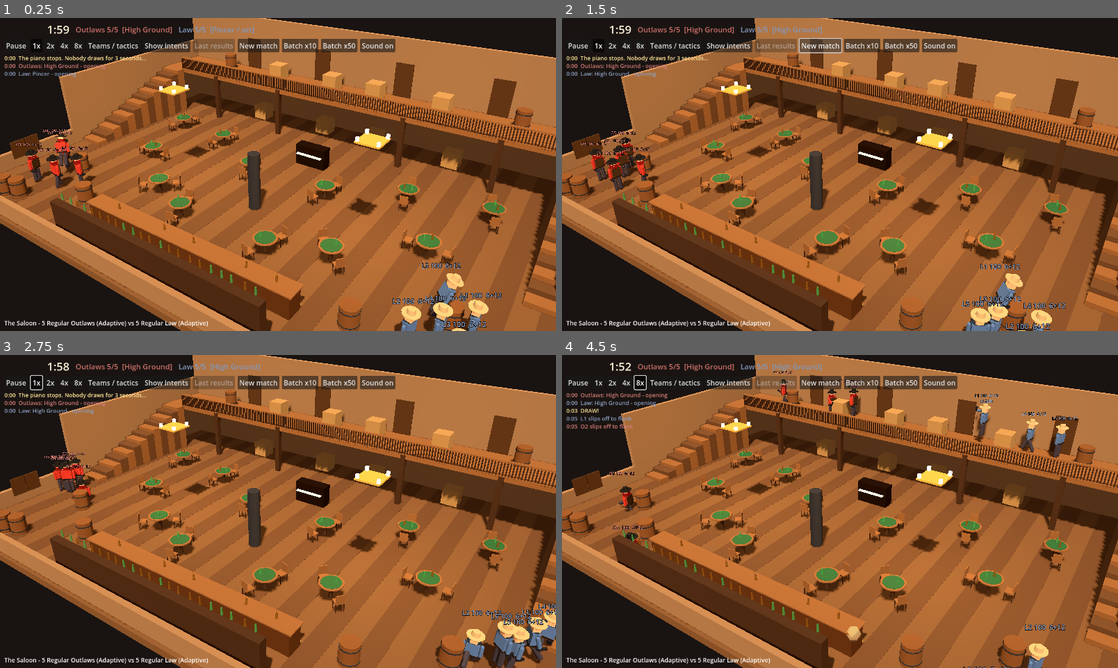
Above: before the commit, frames 1-4 (two rows, left to right).
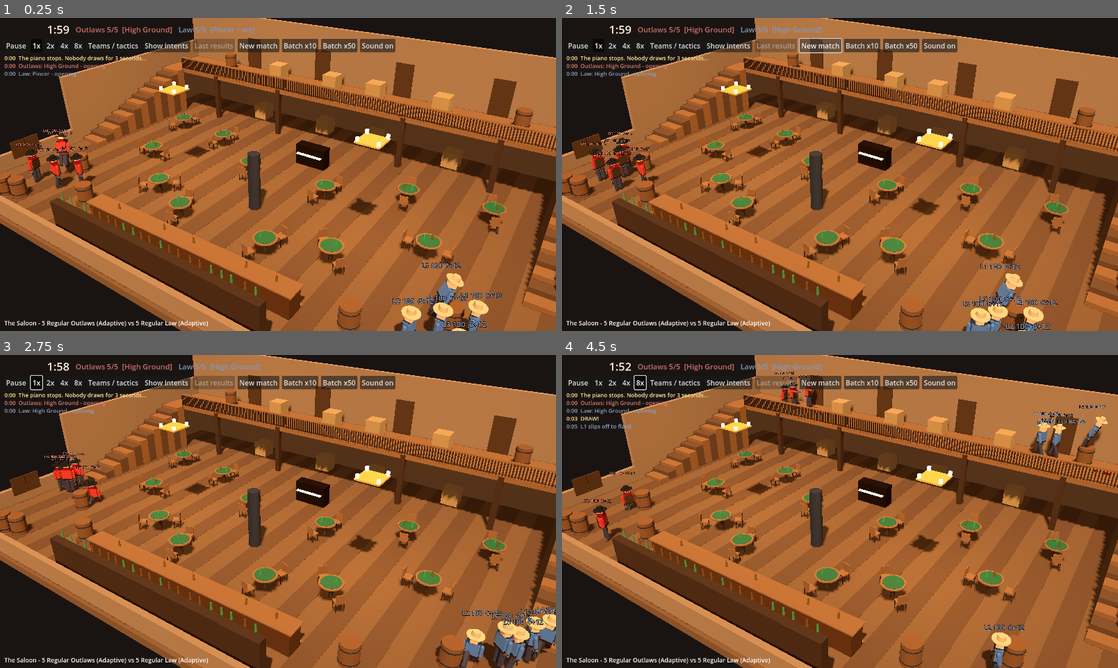
Above: after the commit, the same moments.

Repository: nathandunn/brawl-bots
Game: Godot game, scene res://scenes/Main.tscn
Two runs of this game, one before a commit and one after it. Both use one fixed random seed, a clock stepped at 60 frames per second and the inputs below.
Inputs:
- Up to frame 1 (0.25 s): no input
- Up to frame 2 (1.5 s): click "New match" at 0.5 s; click "New match" at 1.25 s
- Up to frame 3 (2.75 s): click "1x" at 2 s
- Up to frame 4 (4.5 s): click "2x" at 2.75 s; click "4x" at 3.5 s; click "8x" at 4.25 s

The runs differ from the first frame. In frame 1, less than 0.1% of the frame differs, in the area x 5-85%, y 42-100%; in frame 2, 0.6%; in frame 3, 0.9%; in frame 4, 3.9%, in the area x 0-99%, y 5-100%.

Commit message:
Six-shooters, close men fight, more throws, victory shots and bottles
- 3 m no-shoot only counts a man you could reach (clear line at knee
  height): across the bar it's still a gunfight. In the band a man walks
  straight at the other, or backs off only if there's room to.
- Anyone near a table or the bar may grab a bottle/chair (brawlers more);
  inside 3 m everyone does. Chair throws counted in stats.
- Colt Single Action model: barrel, ejector rod, fluted cylinder, hammer,
  trigger guard, walnut grip; muzzle flash at the barrel; ?lineup=2 shows
  it side on.
- Victory: shots into the air and bottles flung up that smash where they
  land, over and over, with the jig between.

Co-Authored-By: Claude Opus 5.5 <noreply@anthropic.com>
Claude-Session: https://claude.ai/code/session_01RTbU7mxf7zmZr6Ak5xPidZ

Diff:
--- a/scripts/gunman.gd
+++ b/scripts/gunman.gd
@@ -335,7 +335,7 @@
 	fmat.shading_mode = BaseMaterial3D.SHADING_MODE_UNSHADED
 	fmat.albedo_color = Color(1.0, 0.85, 0.4)
 	flash_mi.material_override = fmat
-	flash_mi.position = Vector3(0, -0.66, -0.32)
+	flash_mi.position = Vector3(0, -0.94, -0.05)
 	flash_mi.visible = false
 	arm_r.add_child(flash_mi)
 	label = Label3D.new()
@@ -359,7 +359,7 @@
 	weapon_root.position = Vector3(0, -0.6, 0)
 	arm_r.add_child(weapon_root)
 	if gun == "colt":
-		gun_mi = _mesh_box(Vector3(0.06, 0.12, 0.3), Vector3(0, -0.02, -0.1), _m(Color(0.15, 0.15, 0.17), 0.35), weapon_root)
+		_build_revolver()
 		return
 	match melee:
 		"katana":
@@ -375,6 +375,55 @@
 			gun_mi = _mesh_box(Vector3(0.05, 0.05, 1.9), Vector3(0, 0, -0.3), wood, weapon_root)
 		_:
 			gun_mi = _mesh_box(Vector3(0.01, 0.01, 0.01), Vector3.ZERO, dark, weapon_root)
+
+
+## A Colt single-action six-shooter, in the hand: barrel on along the arm, the fluted cylinder,
+## the hammer, the trigger guard and a walnut grip dropping below the hand. Everything hangs off
+## gun_mi so it hides and changes hands as one.
+func _build_revolver() -> void:
+	var blued := _m(Color(0.16, 0.16, 0.19), 0.3)
+	var steel := _m(Color(0.42, 0.43, 0.47), 0.25)
+	var walnut := _m(Color(0.36, 0.2, 0.1), 0.7)
+	# frame: the hand's at the origin; "forward" when aimed is -Y here, "down" is +Z
+	gun_mi = _mesh_box(Vector3(0.034, 0.1, 0.05), Vector3(0, -0.66, -0.02), blued, arm_r)
+	gun_mi.scale = Vector3.ONE * 1.5   # a touch larger than life, so it reads at fighting distance
+	# barrel
+	var bm := CylinderMesh.new()
+	bm.top_radius = 0.013
+	bm.bottom_radius = 0.013
+	bm.height = 0.13
+	bm.radial_segments = 10
+	var barrel := MeshInstance3D.new()
+	barrel.mesh = bm
+	barrel.material_override = blued
+	barrel.position = Vector3(0, -0.105, -0.022)
+	gun_mi.add_child(barrel)
+	# ejector rod housing under the barrel
+	var rod := _mesh_box(Vector3(0.012, 0.085, 0.012), Vector3(0, -0.085, 0.0), blued, gun_mi)
+	rod.name = "rod"
+	# the cylinder, six chambers round it
+	var cm := CylinderMesh.new()
+	cm.top_radius = 0.036
+	cm.bottom_radius = 0.036
+	cm.height = 0.055
+	cm.radial_segments = 12
+	var cyl := MeshInstance3D.new()
+	cyl.mesh = cm
+	cyl.material_override = steel
+	cyl.position = Vector3(0, -0.01, -0.012)
+	gun_mi.add_child(cyl)
+	for k in 6:
+		var a := TAU * k / 6.0
+		var ch := _mesh_box(Vector3(0.008, 0.058, 0.008), Vector3(cos(a) * 0.024, -0.01, -0.012 + sin(a) * 0.024), blued, gun_mi)
+		ch.name = "flute%d" % k
+	# hammer spur, trigger and guard
+	_mesh_box(Vector3(0.012, 0.03, 0.025), Vector3(0, 0.045, -0.04), blued, gun_mi)
+	_mesh_box(Vector3(0.006, 0.012, 0.03), Vector3(0, 0.0, 0.035), steel, gun_mi)
+	var guard := _mesh_box(Vector3(0.008, 0.05, 0.008), Vector3(0, -0.005, 0.055), steel, gun_mi)
+	guard.name = "guard"
+	# walnut grip, raked back below the hand
+	var grip := _mesh_box(Vector3(0.03, 0.045, 0.12), Vector3(0, 0.05, 0.065), walnut, gun_mi)
+	grip.rotation.x = 0.35
 
 
 static var _star_mat: StandardMaterial3D
@@ -782,7 +831,7 @@
 		"holding": return has_bottle
 		"near_chair": return saloon.chair_within(global_position, 7.0) != null
 		"clinch": return _nearest_enemy_alive(CLINCH) != null
-		"close": return _nearest_enemy_alive(NO_SHOOT) != null
+		"close": return _close_enemy() != null
 		"wrestling": return wrestle_t >= 0.0
 		"near_bottle": return saloon.bottle_within(global_position, 7.0) != null
 		"edge": return global_position.y > 1.2 and not saloon.fall_edge(global_position, 1.2).is_empty()
@@ -1020,7 +1069,7 @@
 			_stop()
 		return
 	# --- inside 3 m and out of reach: no shooting here, so close in or make room
-	var cl := _nearest_enemy_alive(NO_SHOOT)
+	var cl := _close_enemy()
 	if cl == null:
 		_band_t = 0.0
 	if cl != null and not cl.falling and wrestle_t < 0.0 and legs_hit() < 2 and not (has_bottle and stance_lock > 0.0):
@@ -1031,14 +1080,23 @@
 		if has_bottle:
 			_enter("hold", "throwing", 0.6)
 			_stop()
-		elif keen > 0.5 and can_punch() or legs_hit() > 0:
-			_enter("brawl", "closing in", 0.6)
-			_charge(cl)
 		else:
-			_enter("fall back", "making room to shoot", 0.9)
-			move_mode = "run"
-			var away := global_position + flat(global_position - cl.global_position).normalized() * 3.0
-			_go_to(saloon.nearest_node(away), 40.0)
+			var away := global_position + flat(global_position - cl.global_position).normalized() * 3.2
+			var back_id := saloon.nearest_node(away)
+			# nowhere to back off to (a wall, the bar, a corner): then it's a fight
+			var can_back := back_id >= 0 and flat_dist(saloon.node_pos(back_id)) > 1.5 and saloon.node_pos(back_id).distance_to(cl.global_position) > NO_SHOOT
+			if (keen > 0.5 and can_punch()) or legs_hit() > 0 or not can_back:
+				_enter("brawl", "closing in", 0.6)
+				move_mode = "sprint"
+				# the line is clear: straight at him
+				path = PackedVector3Array([cl.global_position])
+				path_ids = PackedInt64Array()
+				path_i = 0
+				goal_id = -1
+			else:
+				_enter("fall back", "making room to shoot", 0.9)
+				move_mode = "run"
+				_go_to(back_id, 40.0)
 		return
 	# --- the side's rule script gets first say (a cowering man isn't reading anything)
 	if not (stance == "cower" and stance_lock > 0.0):
@@ -1491,6 +1549,23 @@
 			continue
 		var d := flat_dist(e.global_position)
 		if d < bd:
+			bd = d
+			best = e
+	return best
+
+
+## The nearest enemy inside 3 m that he could actually get at - nothing solid (the bar, a
+## flipped table, a wall) between their knees. Across the bar it's still a gunfight.
+func _close_enemy() -> Gunman:
+	var best: Gunman = null
+	var bd := NO_SHOOT
+	for e in manager.alive_gunmen():
+		if e.team == team or e.falling:
+			continue
+		if absf(e.global_position.y - global_position.y) > 1.2:
+			continue
+		var d := flat_dist(e.global_position)
+		if d < bd and saloon.line_clear(global_position + Vector3(0, 0.45, 0), e.global_position + Vector3(0, 0.45, 0)):
 			bd = d
 			best = e
 	return best
@@ -1755,7 +1830,7 @@
 		return
 	# --- inside 3 m: no gunplay. In reach it's fists, boots or wrestling; short of that, throw
 	# what's in his hand (or grab something) - otherwise he closes in or backs off (_decide)
-	var close := _nearest_enemy_alive(NO_SHOOT)
+	var close := _close_enemy()
 	if close != null and not close.falling and close.trav_t < 0.0 and knocked_t <= 0.0:
 		aim_target = null
 		fanning = false
@@ -2052,7 +2127,7 @@
 
 
 func _fire(tgt: Gunman) -> void:
-	if _nearest_enemy_alive(NO_SHOOT) != null:
+	if _close_enemy() != null:
 		aim_target = null
 		return
 	crouched = false
@@ -2434,7 +2509,10 @@
 	if _bottle_cd > 0.0:
 		return false
 	_bottle_cd = 0.35
-	var keen := _bottle_time() or (p("brawl") > 0.5 and aim_target == null and rng.randf() < 0.3 * p("brawl") * (1.0 - 0.5 * p("discipline")))
+	# anybody passing a table or the bar with a man in throwing range may pick something up; a
+	# brawler likes to, a disciplined man less; inside 3 m (no shooting) everyone does
+	var in_band := _close_enemy() != null
+	var keen := _bottle_time() or in_band or (aim_target == null and rng.randf() < (0.22 + 0.35 * p("brawl")) * (1.0 - 0.5 * p("discipline")))
 	var cand := saloon.throwable_near(global_position, 1.7)
 	if not keen or cand.is_empty() or _bottle_target(String(cand["kind"])) == null:
 		return false
@@ -2490,6 +2568,8 @@
 	stats["bottles"] += 1
 	var kind := held_kind
 	held_kind = ""
+	if kind == "chair":
+		stats["chairs"] = int(stats.get("chairs", 0)) + 1
 	manager.throw_bottle(self, t.global_position + Vector3(0, t.height() * (0.86 if kind == "bottle" else 0.6), 0), sigma * (1.3 if kind == "chair" else 1.0), kind)
 
 
@@ -2988,9 +3068,13 @@
 		body_root.rotation.x = 0.0
 
 
+var _celebrate_phase := 0.0
+
+
 func celebrate() -> void:
 	celebrating = true
 	_celebrate_t = rng.randf() * 0.3
+	_celebrate_phase = rng.randf() * 1.6
 	aim_target = null
 	crouched = false
 	velocity = Vector3.ZERO
@@ -3008,12 +3092,22 @@
 	if body_root == null:
 		return
 	var t := _celebrate_t
-	# fire twice into the ceiling, then a jig, hat in the air on the beat
-	if t < 2.0:
-		arm_r.rotation.x = lerpf(arm_r.rotation.x, 3.0, clampf(delta * 8.0, 0, 1))
-		if (t > 0.5 and t - delta <= 0.5) or (t > 1.3 and t - delta <= 1.3):
-			_flash()
-			manager.sound("shot", global_position + Vector3(0, 2.2, 0), 1.0, -4.0)
+	# shots into the air and bottles flung up, over and over, with a jig between
+	var beat_t := fmod(t + _celebrate_phase, 1.6)
+	var prev_t := fmod(t - delta + _celebrate_phase, 1.6)
+	var shoot := beat_t < 0.6
+	arm_r.rotation.x = lerpf(arm_r.rotation.x, 3.0 if shoot or gun == "" else 2.6, clampf(delta * 8.0, 0, 1))
+	if gun == "colt" and prev_t < 0.3 and beat_t >= 0.3:
+		_flash()
+		manager.sound("shot", global_position + Vector3(0, 2.2, 0), rng.randf_range(0.95, 1.08), -4.0)
+	if prev_t < 0.95 and beat_t >= 0.95:
+		if family == "west":
+			arm_l.rotation.x = 3.0
+			manager.toss_bottle(global_position + Vector3(-0.2, 2.0, 0), rng)
+		else:
+			say("kiai")
+	if t < 0.8:
+		pass
 	else:
 		var beat := manager.dance_clock
 		var hop := absf(sin(beat * 5.0)) * 0.25
--- a/scripts/main.gd
+++ b/scripts/main.gd
@@ -145,6 +145,10 @@
 		var g: Gunman = picks[k]
 		g.global_position = Vector3(-0.45 + 0.9 * k, 0.0, 3.0)
 		g.rotation.y = PI
+		if String(_args.get("lineup", "1")) == "2" and g.arm_r != null:
+			# side on, gun up: for looking at the six-shooter
+			g.rotation.y = PI * 0.5 if k == 0 else -PI * 0.5
+			g.arm_r.rotation.x = 1.57
 	cam.min_dist = 2.0
 	cam.yaw = 0.25
 	cam.pitch = 0.12
--- a/scripts/match_manager.gd
+++ b/scripts/match_manager.gd
@@ -568,6 +568,39 @@
 	return {"hit": victim}
 
 
+## Victory: a bottle flung up into the air, turning over, smashing where it comes down.
+func toss_bottle(from: Vector3, r: RandomNumberGenerator) -> void:
+	if headless or saloon == null:
+		return
+	var mi := MeshInstance3D.new()
+	var cm := CylinderMesh.new()
+	cm.top_radius = 0.03
+	cm.bottom_radius = 0.055
+	cm.height = 0.3
+	cm.radial_segments = 8
+	mi.mesh = cm
+	mi.material_override = saloon.mat("glass_g" if r.randf() < 0.5 else "glass_b")
+	mi.position = from
+	world.add_child(mi)
+	var land := Vector3(from.x + r.randf_range(-1.6, 1.6), 0.05, from.z + r.randf_range(-1.6, 1.6))
+	var peak := r.randf_range(2.0, 3.2)
+	var tt := 1.0 + peak * 0.12
+	var tw := mi.create_tween()
+	tw.set_parallel(true)
+	tw.tween_method(func(u: float):
+		if is_instance_valid(mi):
+			var p := from.lerp(land, u)
+			p.y = lerpf(from.y, land.y, u) + 4.0 * u * (1.0 - u) * peak
+			mi.position = p, 0.0, 1.0, tt)
+	tw.tween_property(mi, "rotation:x", 14.0, tt)
+	tw.chain().tween_callback(func():
+		if is_instance_valid(mi):
+			mi.visible = false
+		sound("smash", land, r.randf_range(0.9, 1.15), -3.0)
+		_glass(land))
+	_fx.append([mi, tt + 1.0])
+
+
 func glass(at: Vector3) -> void:
 	_glass(at)
 
--- a/scripts/stats.gd
+++ b/scripts/stats.gd
@@ -73,7 +73,7 @@
 				dp = "fists" if dp == "bruise" else dp
 				dp = "head/heart" if dp == "head" or dp == "heart" else ("limb" if dp.begins_with("arm") or dp.begins_with("leg") else dp)
 				deaths[dp] = int(deaths.get(dp, 0)) + 1
-			for k in ["blocks", "parries", "dodges", "jumps", "stars", "star_hits", "bottles", "bottle_hits", "falls", "fall_kills", "kicks", "kick_hits", "wrestles", "throws"]:
+			for k in ["blocks", "parries", "dodges", "jumps", "stars", "star_hits", "bottles", "bottle_hits", "falls", "fall_kills", "kicks", "kick_hits", "wrestles", "throws", "chairs"]:
 				melee[t][k] = int(melee[t].get(k, 0)) + int(m.get(k, 0))
 			melee[t]["hits"] += int(m.get("melee_hits", 0))
 			melee[t]["kills"] += int(m.get("melee_kills", 0))
@@ -134,7 +134,7 @@
 		wps.append("%s %d" % [k, wounds[k]])
 	txt += "Wounds: " + ", ".join(wps) + ". "
 	for t in 2:
-		txt += "%s melee hits %d kills %d, blocks %d parries %d dodges %d, jumps %d, stars %d/%d, bottles %d/%d, kicks %d/%d, wrestles %d (throws %d), went over the edge %d (fall kills %d). " % [String(tn[t]), melee[t]["hits"], melee[t]["kills"], melee[t]["blocks"], melee[t]["parries"], melee[t]["dodges"], melee[t]["jumps"], melee[t]["star_hits"], melee[t]["stars"], melee[t].get("bottle_hits", 0), melee[t].get("bottles", 0), melee[t].get("kick_hits", 0), me …(136 unchanged characters)…
+		txt += "%s melee hits %d kills %d, blocks %d parries %d dodges %d, jumps %d, stars %d/%d, thrown %d/%d (chairs %d), kicks %d/%d, wrestles %d (throws %d), went over the edge %d (fall kills %d). " % [String(tn[t]), melee[t]["hits"], melee[t]["kills"], melee[t]["blocks"], melee[t]["parries"], melee[t]["dodges"], melee[t]["jumps"], melee[t]["star_hits"], melee[t]["stars"], melee[t].get("bottle_hits", 0), melee[t].get("bottles", 0), melee[t].get("chairs", 0), melee[t].get("kick_hits", 0), me …(136 unchanged characters)…
 	for t in 2:
 		txt += "%s acc %d%% heads %d deny %d high %d fistkills %d flips %d ff %d. " % [String(tn[t]), int(100.0 * hits[t] / maxf(shots[t], 1)), heads[t], deny[t], high[t], fist_kills[t], flips[t], int(ff[t])]
 	return {"text": txt, "data": {"matches": results.size(), "wins": wins, "draws": draws, "avg_duration": dur / n,
Not shown, changed: dist/index.html
Not shown, changed: dist/index.js.gz
Not shown, changed: dist/index.pck.gz
Not shown, changed: dist/index.wasm.gz
